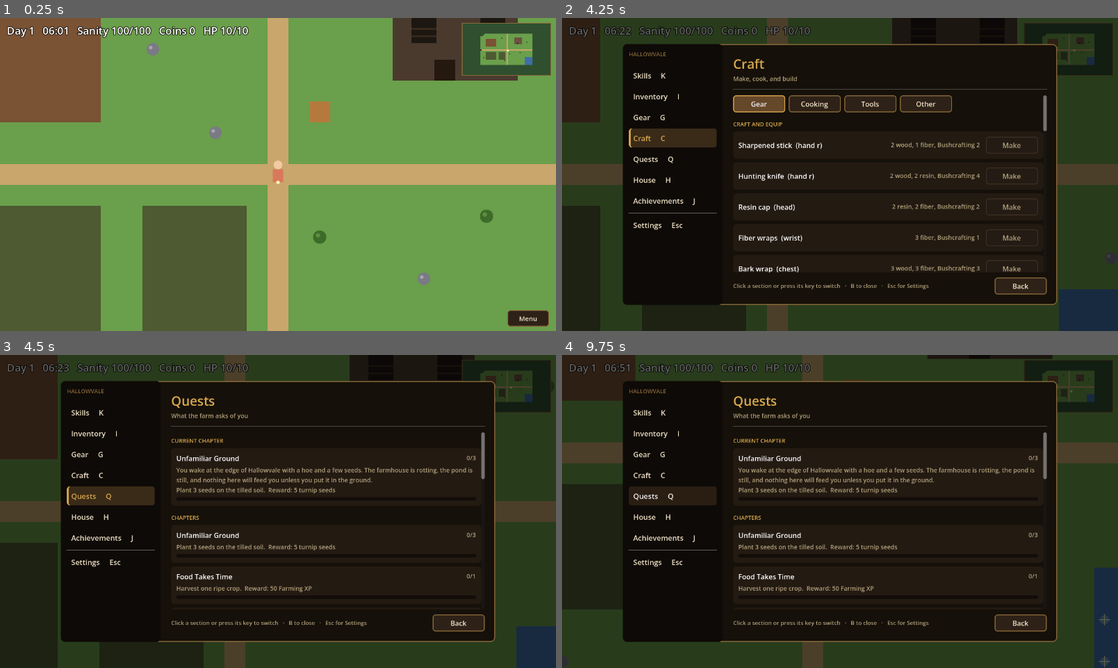
Above: before the commit, frames 1-4 (two rows, left to right).
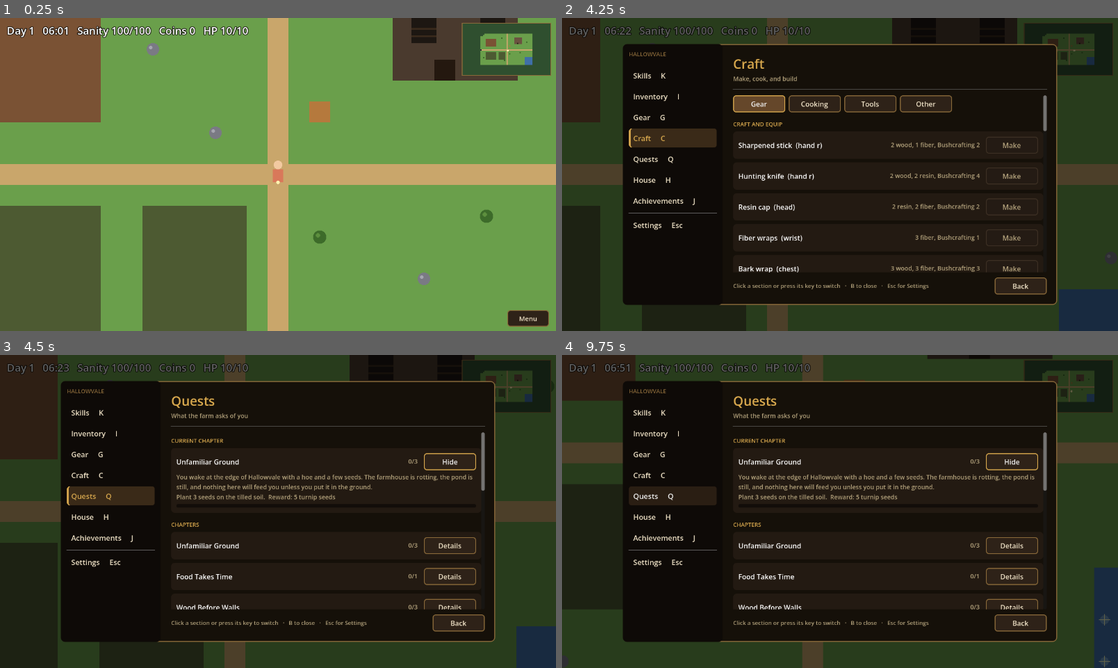
Above: after the commit, the same moments.

Repository: joshj1108/CrowCreekHollow
Game: Godot game, scene res://scenes/main.tscn
Same seed, same stepped clock (60 frames per second), same inputs: the game is played once before the commit and once after it.
Inputs (mouse positions are in pixels of both pictures, inside the frame that each line leads up to):
- Up to frame 1 (0.25 s): no input
- Up to frame 2 (4.25 s): tap Enter at 0.5 s; move the mouse to (962, 158) at 0.52 s; hold D (move_right) 0.53-1.28 s; tap C (craft) at 0.6, 1.55, 2.1, 3.05, 3.8 s; click (962, 158) at 0.67 s; move the mouse to (728, 190) at 1.27 s; hold S (move_down) 1.28-2.03 s; tap J (achievements) at 1.35 s; move the mouse to (895, 105) at 2.02 s; hold D (move_right) 2.03-2.78 s; move the mouse to (812, 237) at 2.77 s; hold W (move_up) 2.78-3.53 s; tap G (gear) at 2.85 s; click (812, 237) at 2.92 s; move the mouse to (1006, 221) at 3.52 s; hold A (move_left) from 3.53 s (still down); tap H (house) at 3.6 s
- Up to frame 3 (4.5 s): keep holding A (move_left); move the mouse to (111, 464) at 4.27 s; tap Q (quests) at 4.35 s
- Up to frame 4 (9.75 s): tap C (craft) at 4.55, 5.3, 6.05 s; move the mouse to (867, 511) at 5.02 s; release A (move_left) at 5.03 s; hold S (move_down) 5.03-5.78 s; tap Space (use) at 5.1 s; click (867, 511) at 5.17 s; move the mouse to (756, 433) at 5.77 s; hold D (move_right) 5.78-6.5 s; tap Enter at 5.85 s; click "Skills K" at 6.5 s; click "Inventory I" at 7.25 s; click "Gear G" at 8 s; click "Craft C" at 8.75 s; click "Quests Q" at 9.5 s

Frames 1-2 are identical in both runs. In frame 3, 3.4% of the frame differs, in the area x 30-88%, y 31-82%; in frame 4, 3.4%.

Commit message:
Collapse quests to a line with a Details toggle
Each quest shows only its title and Done or its progress count, with the
title struck through once complete. A Details button opens the story,
reward, and progress bar, and Hide closes them. The current chapter starts
open. A quest's open state is shared between its entries in the chapter
list and the current chapter.

Co-Authored-By: Claude Haiku 5.5 <noreply@anthropic.com>
Claude-Session: https://claude.ai/code/session_016EvHBYyFANDWxunM27u84C

Diff:
--- a/scripts/main.gd
+++ b/scripts/main.gd
@@ -584,6 +584,7 @@
 var sanity_penalty := 0             # permanent cap reduction from collapsing
 var inside := false                 # standing in the farmhouse interior
 var open_tab := ""                  # "" when the action bar panel is closed
+var quest_open := {}              # quest id -> true when its details are open (not saved)
 var craft_tab := "gear"             # which Craft sub-tab shows (not saved)
 var event_fired_day := 0            # the day the night event last happened
 var tonight_shadow := Vector2i(-1, -1)
@@ -1168,6 +1169,10 @@
 		return
 	if action_id.begins_with("craft:"):
 		_craft_gear(action_id.trim_prefix("craft:"))
+		return
+	if action_id.begins_with("quest_open:") or action_id.begins_with("quest_close:"):
+		quest_open[action_id.get_slice(":", 1)] = action_id.begins_with("quest_open:")
+		_refresh_panel()
 		return
 	if action_id.begins_with("craft_tab:"):
 		craft_tab = action_id.trim_prefix("craft_tab:")
@@ -1494,22 +1499,28 @@
 	return rows
 
 
+# A quest is a single line: its name, and Done or its progress. Details open with a button.
+# The current chapter starts open; the player's choice overrides that.
 func _quest_row(q: Dictionary, expanded: bool) -> Dictionary:
+	var id := str(q["id"])
 	var done: bool = quests_done.has(q["id"])
+	var is_open: bool = bool(quest_open.get(id, expanded))
 	var shown := mini(_stat_value(q["stat"]), q["goal"])
-	var note := "%s  Reward: %s" % [q["text"], _reward_text(q["reward"])]
-	if expanded:
-		note = "%s\n%s" % [q["story"], note]
-	return {
+	var row := {
 		"name": str(q["title"]),
 		"struck": done,
 		"value": "Done" if done else "%d/%d" % [shown, q["goal"]],
-		"progress": float(shown) / float(q["goal"]),
-		"note": note,
+		"button": "Hide" if is_open else "Details",
+		"action": ("quest_close:" if is_open else "quest_open:") + id,
+		"enabled": true,
 	}
-
-
-
+	if is_open:
+		var note := "%s  Reward: %s" % [q["text"], _reward_text(q["reward"])]
+		if expanded:
+			note = "%s\n%s" % [q["story"], note]
+		row["note"] = note
+		row["progress"] = float(shown) / float(q["goal"])
+	return row
 
 
 func _house_rows() -> Array:
Not shown, changed: DESIGN.md
